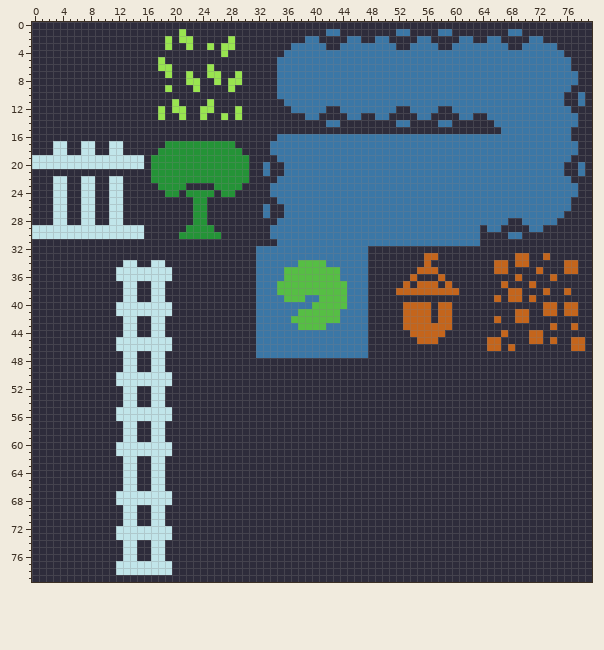
Edited in one commit: sprite sheet (panther-city-50/ZooEscape/Assets/TileSet.png). The picture above was drawn from the file before the commit.
The file is 80x80 pixels.
The result:
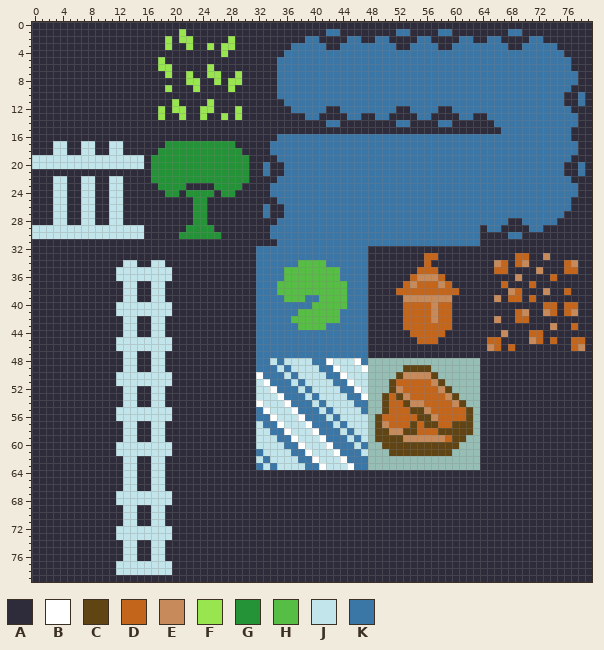
Palette (. is transparent): A #2e2c3b  B #ffffff  C #604414  D #c4651c  E #c78a5b  F #99e550  G #249337  H #56be44  J #c1e5ea  K #3b77a6
Difference:
Changed rows in their new state; - is an unchanged pixel.
first column x 32:
33 -----------------------------------------E-----
34 ----------------------------------E---E------E-
35 ----------------------------------------E------
36 -----------------------EEE-----------E---------
37 ----------------------E---E--------------------
38 ------------------------------------E----E-----
39 ---------------------EEEEEEE------E------------
40 -------------------------E---------------------
41 -------------------------E------------E--E---E-
42 -------------------------E--------E------------
43 ------------------------------------------E----
44 -----------------------------------E-----------
45 ---------------------------------------E-------
46 ---------------------------------E------------E
48 KKJKJJJJKKBJJJBK................---------------
49 KKKJKJJJJKKBJJJB.....CCCC.......---------------
50 BKKKJKJJJJKKBJJJ....CEEEEC......---------------
51 JBKKKJKJJJJKKBJJ...CDDDDDEC.....---------------
52 JJBKKKJKJJJJKKBJ...CEDDDDDEC....---------------
53 JJJBKKKJKJJJJKKB..CDCEDDDDDEC...---------------
54 BJJJBKKKJKJJJJKK..CDDCEEDDDDEC..---------------
55 KBJJJBKKKJKJJJJK..CDDDCCEDDDDDC.---------------
56 KKBJJJBKKKJKJJJJ.CDDDDDCCEDDDDC.---------------
57 JKKBJJJBKKKJKJJJ.CEDDDCDCCDDCCC.---------------
58 JJKKBJJJBKKKJKJJ.CCEECCDDDCCCCC.---------------
59 JJJKKBJJJBKKKJKJ.CCCCEEEEEEDCC..---------------
60 JJJJKKBJJJBKKKJK..CCCCCCCCCCC...---------------
61 KJJJJKKBJJJBKKKJ...CCCCCCCCC....---------------
62 JKJJJJKKBJJJBKKK................---------------
63 KJKJJJJKKBJJJBKK................---------------
Changed places in both pictures, as pixel boxes (x1, y1, x2, y2):
changed: (256, 253, 578, 470)
changed: (578, 344, 585, 351)
